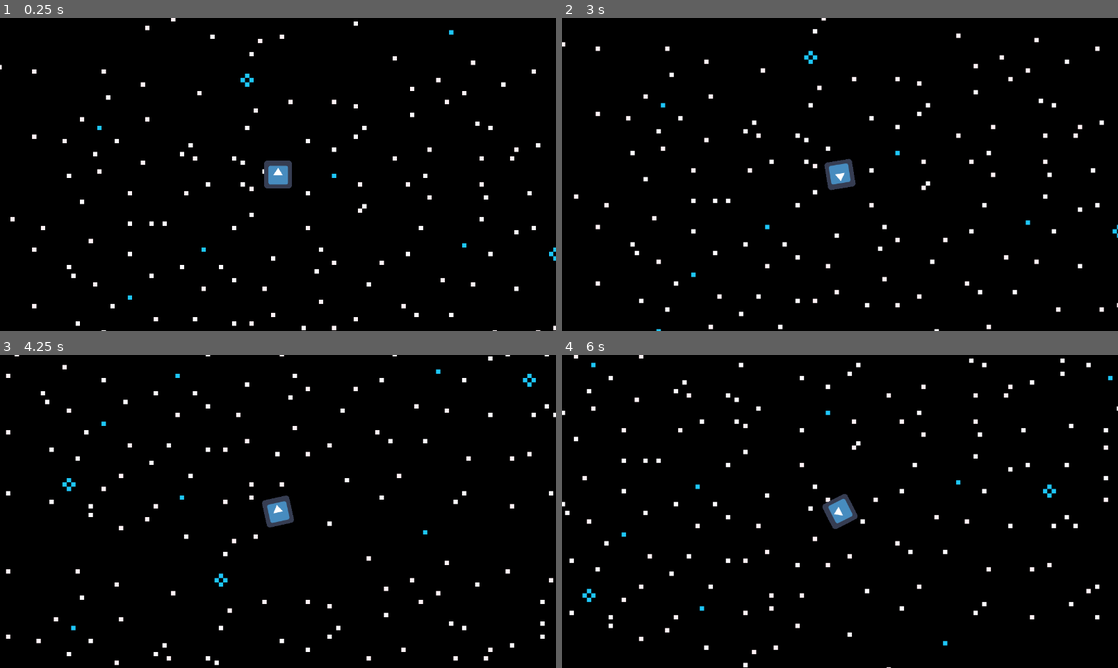
Above: before the commit, frames 1-4 (two rows, left to right).
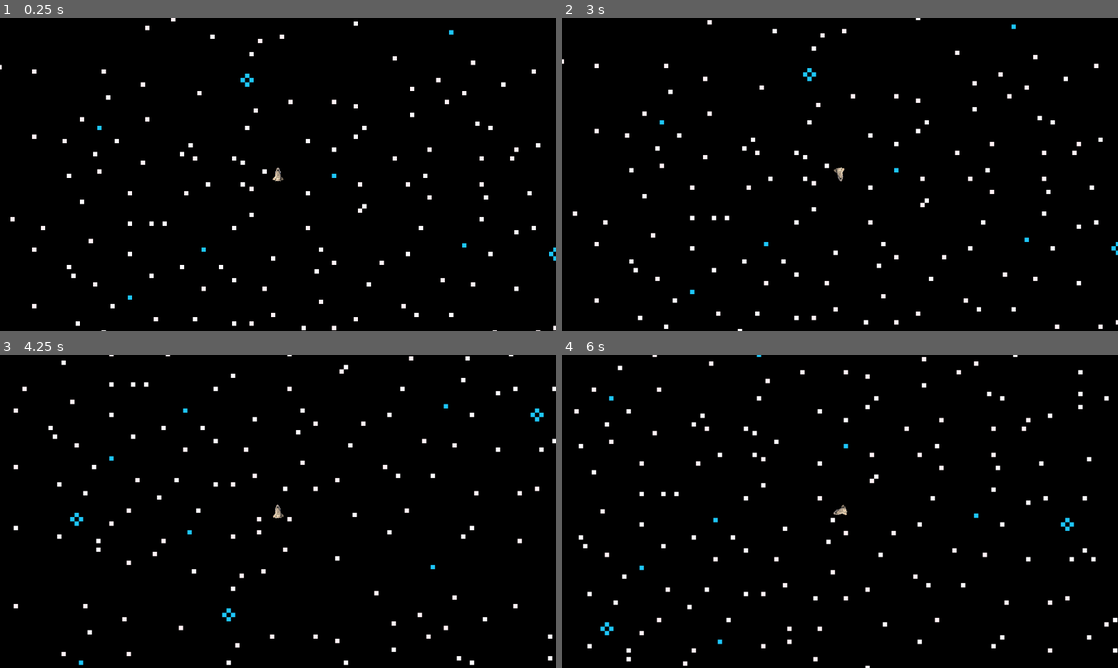
Above: after the commit, the same moments.

Repository: RPeterson0487/spacing-out
Game: Godot game, scene res://TestMain.tscn
Same seed, same stepped clock (60 frames per second), same inputs: the game is played once before the commit and once after it. The engine's default icon, where the game draws it, is replaced by a stand-in: a white triangle on a blue panel in a dark square.
Inputs:
- Up to frame 1 (0.25 s): no input
- Up to frame 2 (3 s): tap Enter at 0.5 s; hold Right (rotateRight) 0.53-1.28 s; hold Down (rotateOpposite) 0.53-1.28 s; hold Left (rotateLeft) 1.28-2.03 s; tap Down (rotateOpposite) at 1.35, 2.85 s; hold Right (rotateRight) 2.03-2.78 s; hold Down (rotateOpposite) 2.03-2.78 s; hold Up (forwardThrust) from 2.78 s (still down)
- Up to frame 3 (4.25 s): release Up (forwardThrust) at 3.53 s; hold Left (rotateLeft) from 3.53 s (still down); hold Down (rotateOpposite) from 3.53 s (still down)
- Up to frame 4 (6 s): release Down (rotateOpposite) at 4.28 s; tap Down (rotateOpposite) at 4.35, 5.85 s; hold Down (rotateOpposite) 5.03-5.78 s; release Left (rotateLeft) at 5.78 s; hold Right (rotateRight) from 5.78 s (still down)

The runs differ from the first frame. In frame 1, 0.4% of the frame differs, in the area x 47-53%, y 45-55%; in frame 2, 4.1%; in frame 3, 4.0%; in frame 4, 4.6%, in the area x 0-100%, y 0-100%.

Commit message:
Finished basic player ship controls and movement.

Diff:
--- a/Player.gd
+++ b/Player.gd
@@ -1,8 +1,8 @@
 extends KinematicBody2D
 
-var acceleration = 50
-var maxSpeed = 350
-var rotationSpeed = 250
+var acceleration = 10 # Test: 30, 45
+var maxSpeed = 350 # Test 220
+var rotationSpeed = 250 # 45
 var velocity = Vector2.ZERO
 
 
@@ -15,7 +15,6 @@
 	if Input.is_action_pressed("forwardThrust"):
 		inputVector.y = -1
 
-	#var inputVector = Vector2(0, Input.get_action_strength("forwardThrust"))
 	velocity += inputVector.rotated(rotation) * acceleration
 	velocity = velocity.limit_length(maxSpeed)
 
--- a/Player.tscn
+++ b/Player.tscn
@@ -1,6 +1,6 @@
 [gd_scene load_steps=3 format=2]
 
-[ext_resource path="res://icon.png" type="Texture" id=1]
+[ext_resource path="res://assets/art/testShip.png" type="Texture" id=1]
 [ext_resource path="res://Player.gd" type="Script" id=2]
 
 [node name="Player" type="KinematicBody2D"]
@@ -11,3 +11,6 @@
 
 [node name="Camera2D" type="Camera2D" parent="."]
 current = true
+
+[node name="LaserCannon" type="Node2D" parent="."]
+position = Vector2( 0, -14 )
Binary file added: assets/art/testShip.png
